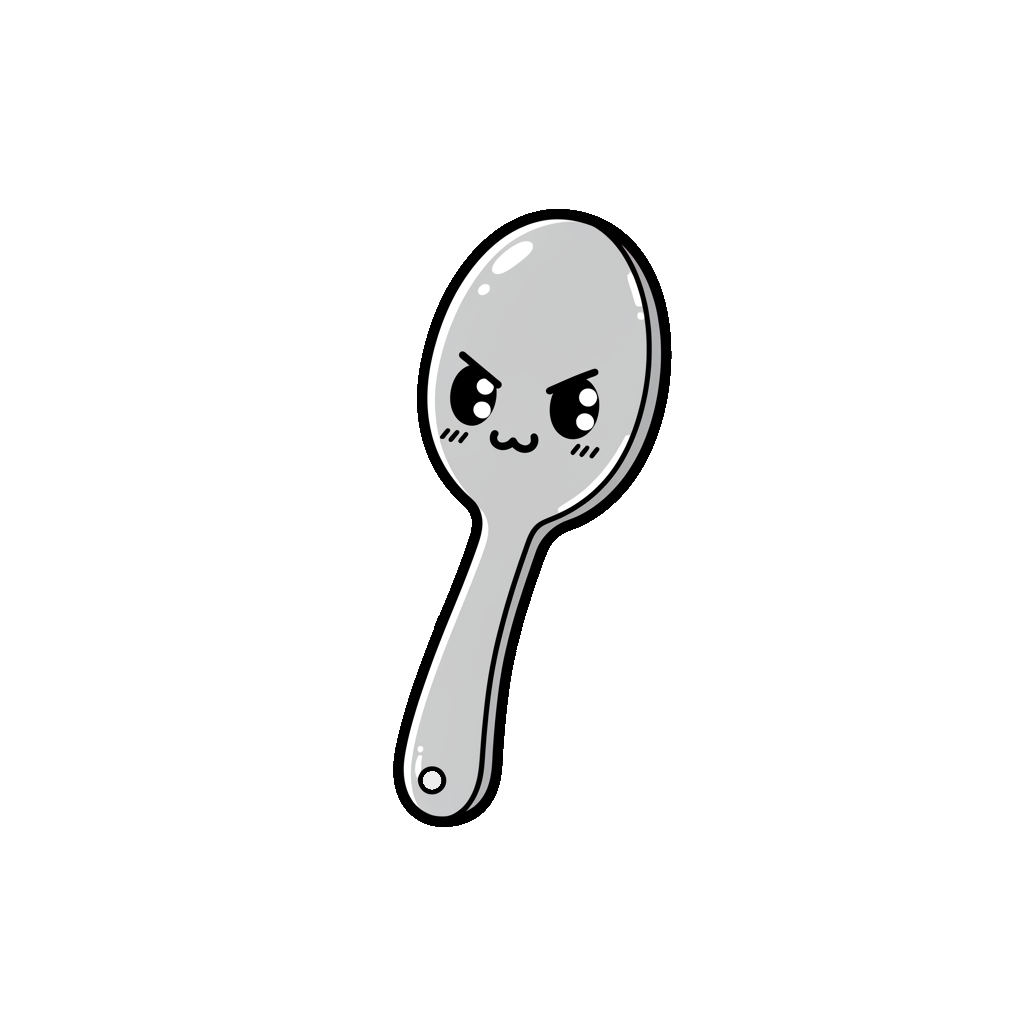
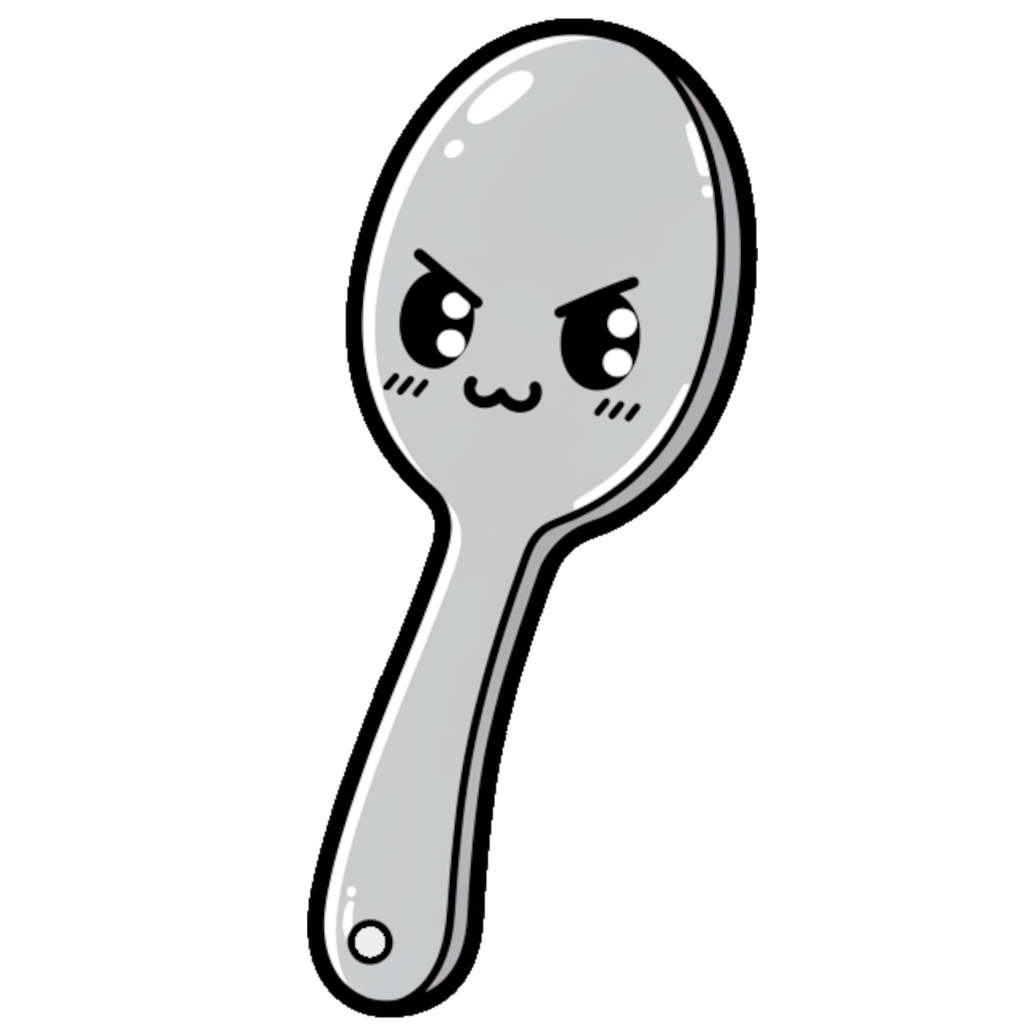
Layered file, before and after one edit (w=1024, h=1024). Changes by layer:
painted on "scoops - no arms" over [307, 18, 758, 1018]
